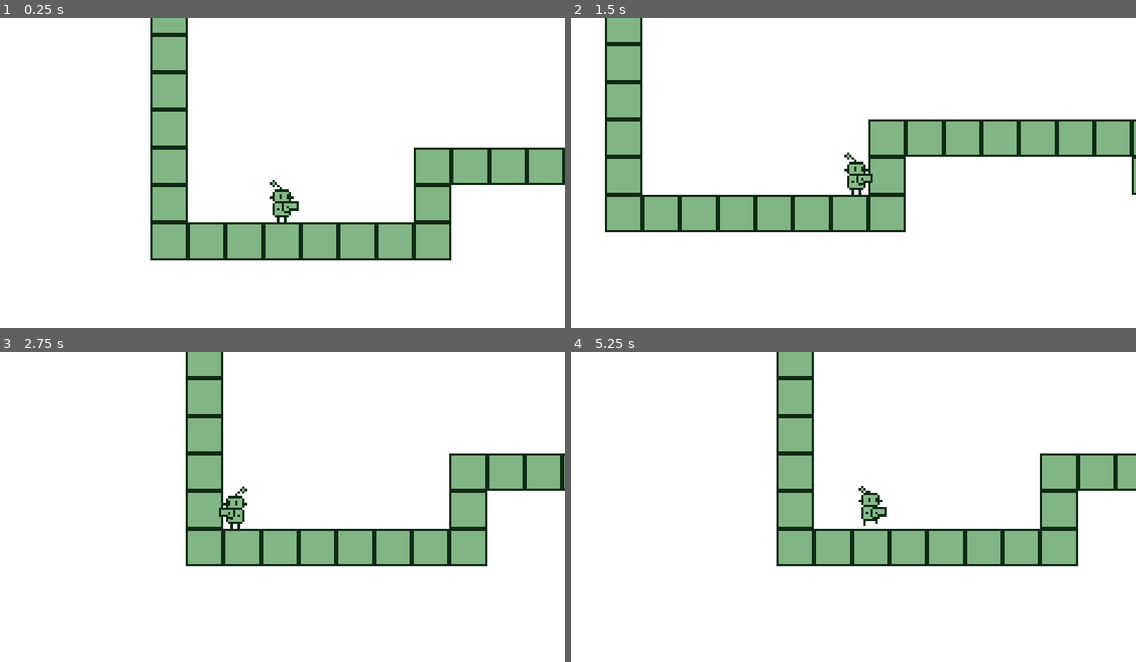
Above: before the commit, frames 1-4 (two rows, left to right).
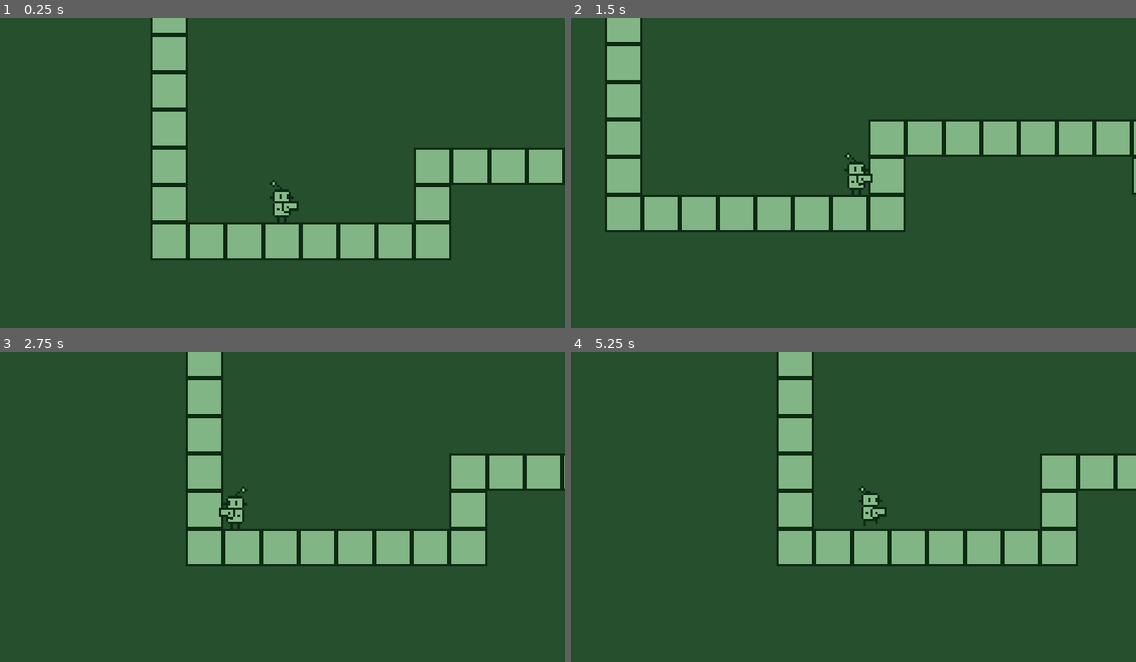
Above: after the commit, the same moments.

Repository: strutcode/i-am-here
Game: Godot game, scene res://Platformer.tscn
The game is run twice, just before and just after one commit, with the same random seed, the same clock (stepped at 60 frames per second) and the same inputs. This scene is started directly instead of the project's main scene.
Inputs:
- Up to frame 1 (0.25 s): no input
- Up to frame 2 (1.5 s): tap Enter at 0.5, 1.35 s; hold Right (ui_right) from 0.53 s (still down); tap Backspace at 0.6 s; tap Space (ui_select) at 0.77 s
- Up to frame 3 (2.75 s): tap Space (ui_select) at 1.52 s; release Right (ui_right) at 2.03 s; hold Left (ui_left) from 2.03 s (still down); tap Backspace at 2.1 s
- Up to frame 4 (5.25 s): release Left (ui_left) at 2.78 s; hold Right (ui_right) 2.78-4.28 s; tap Enter at 2.85, 4.35 s; tap Space (ui_select) at 3.02, 3.77, 4.52 s; tap Backspace at 3.6, 5.1 s; hold Left (ui_left) 4.28-5.03 s; hold Right (ui_right) from 5.03 s (still down)

The runs differ from the first frame. In frame 1, 85% of the frame differs, in the area x 0-100%, y 0-100%; in frame 2, 83%; in frame 3, 86%; in frame 4, 87%.

Commit message:
Ship minigame

Diff:
--- a/Bullet.tscn
+++ b/Bullet.tscn
@@ -12,10 +12,19 @@
 		print(collision)
 
 func hitBody(body: PhysicsBody2D):
+	print('hit body')
 	if body == null:
 		queue_free()
 	elif body.has_method('bulletHit'):
 		body.call('bulletHit', self)
+		queue_free()
+
+func hitArea(area):
+	print('hit area')
+	if area == null:
+		queue_free()
+	elif area.has_method('bulletHit'):
+		area.call('bulletHit', self)
 		queue_free()
 "
 
@@ -32,13 +41,14 @@
 margin_top = -2.0
 margin_right = 2.0
 margin_bottom = 2.0
-color = Color( 0, 0, 0, 1 )
+color = Color( 0.0509804, 0.164706, 0.0745098, 1 )
 
 [node name="ColorRect2" type="ColorRect" parent="."]
 margin_left = -1.0
 margin_top = -1.0
 margin_right = 1.0
 margin_bottom = 1.0
+color = Color( 0.52549, 0.729412, 0.537255, 1 )
 
 [node name="Area2D" type="Area2D" parent="."]
 collision_layer = 2
--- a/GameState.gd
+++ b/GameState.gd
@@ -6,3 +6,12 @@
 
 func goToConsole():
 	get_tree().change_scene_to(consoleScene)
+
+func playSfx(audioStream, volume = 0):
+	var sfx = AudioStreamPlayer.new()
+	sfx.stream = audioStream
+	sfx.volume_db = volume
+	get_tree().current_scene.add_child(sfx)
+	sfx.play()
+	yield(sfx, 'finished')
+	sfx.queue_free()
--- a/Platformer.tscn
+++ b/Platformer.tscn
@@ -15,4 +15,8 @@
 
 [node name="Player" parent="." instance=ExtResource( 2 )]
 collision_mask = 15
+gravity = 700
+accel = 900
+speed = 150
 jump = 250
+drag = 0.7
--- a/Player.tscn
+++ b/Player.tscn
@@ -17,6 +17,7 @@
 var airTime = 0
 var shootCooldown = 0
 onready var floorAngle = deg2rad(45)
+onready var gameState = $\"/root/GameState\"
 
 var velocity = Vector2()
 var bullet = preload('res://Bullet.tscn')
@@ -49,7 +50,7 @@
 	if inputJump and airTime < 0.1:
 		airTime = 10
 		velocity.y = -jump
-		playSfx(jumpSound, -25)
+		gameState.playSfx(jumpSound, -25)
 
 	velocity += move * delta
 	velocity.x = clamp(velocity.x, -speed, speed)
@@ -76,18 +77,9 @@
 
 		$AnimationPlayer.play('shoot', -1, 2.0)
 
-		playSfx(bulletSound, -10)
+		gameState.playSfx(bulletSound, -10)
 
-		shootCooldown = 0.3
-
-func playSfx(audioStream, volume = 0):
-	var sfx = AudioStreamPlayer.new()
-	sfx.stream = audioStream
-	sfx.volume_db = volume
-	get_parent().add_child(sfx)
-	sfx.play()
-	yield(sfx, 'finished')
-	sfx.queue_free()"
+		shootCooldown = 0.3"
 
 [sub_resource type="SpriteFrames" id=2]
 animations = [ {
--- a/SnakeGame.tscn
+++ b/SnakeGame.tscn
@@ -1,6 +1,7 @@
-[gd_scene load_steps=10 format=2]
+[gd_scene load_steps=11 format=2]
 
 [ext_resource path="res://PixelFont.tres" type="DynamicFont" id=1]
+[ext_resource path="res://bgm1.wav" type="AudioStream" id=2]
 
 [sub_resource type="GDScript" id=5]
 script/source = "extends Node2D
@@ -33,6 +34,7 @@
 script/source = "extends Area2D
 
 onready var gameState = $\"/root/GameState\"
+var pointSound = preload(\"res://pickup.wav\")
 
 var direction = Vector2(1, 0)
 var length = 0
@@ -67,6 +69,7 @@
 	if area.is_in_group('point'):
 		length += 1
 		progress.value += 1
+		gameState.playSfx(pointSound, -10)
 		area.queue_free()
 
 		if progress.value == progress.max_value:
@@ -200,6 +203,11 @@
 position = Vector2( 944, 256 )
 rotation = 1.5708
 shape = SubResource( 9 )
+
+[node name="AudioStreamPlayer" type="AudioStreamPlayer" parent="."]
+stream = ExtResource( 2 )
+volume_db = -25.0
+autoplay = true
 [connection signal="area_entered" from="Snake" to="Snake" method="onCollide"]
 [connection signal="timeout" from="Snake/Timer" to="Snake" method="onTick"]
 [connection signal="timeout" from="SnakeSegment/Timer" to="SnakeSegment" method="onTick"]
--- /dev/null
+++ b/SpaceGame.tscn
@@ -0,0 +1,154 @@
+[gd_scene load_steps=10 format=2]
+
+[ext_resource path="res://PixelFont.tres" type="DynamicFont" id=1]
+[ext_resource path="res://playership.png" type="Texture" id=2]
+[ext_resource path="res://bgm2.wav" type="AudioStream" id=3]
+
+[sub_resource type="GDScript" id=6]
+script/source = "extends Node2D
+
+onready var gameState = $\"/root/GameState\"
+var bullet = preload('res://Bullet.tscn')
+
+func onTick():
+	$ProgressBar.value += 1
+
+	if $ProgressBar.value == $ProgressBar.max_value:
+		gameState.miniGameResult = true
+		gameState.goToConsole()
+
+	var newBullet = bullet.instance()
+	newBullet.position = Vector2(960, round(rand_range(72, 456)))
+	newBullet.speed = -100
+	newBullet.scale *= 2
+	add_child(newBullet)"
+
+[sub_resource type="StyleBoxFlat" id=1]
+bg_color = Color( 0.145098, 0.309804, 0.176471, 1 )
+border_width_left = 4
+border_width_top = 4
+border_width_right = 4
+border_width_bottom = 4
+border_color = Color( 0.8, 0.8, 0.8, 0 )
+
+[sub_resource type="StyleBoxFlat" id=2]
+bg_color = Color( 0.2, 0.337255, 0.207843, 1 )
+draw_center = false
+border_width_left = 2
+border_width_top = 2
+border_width_right = 2
+border_width_bottom = 2
+border_color = Color( 0.52549, 0.729412, 0.537255, 1 )
+anti_aliasing = false
+
+[sub_resource type="GDScript" id=3]
+script/source = "extends KinematicBody2D
+
+var accel = 60
+var speed = 80
+onready var gameState = $\"/root/GameState\"
+
+var velocity = Vector2()
+
+func _physics_process(delta):
+	var move = Vector2()
+
+	if Input.is_action_pressed('ui_up'):
+		move.y -= accel
+	if Input.is_action_pressed('ui_down'):
+		move.y += accel
+	if Input.is_action_pressed('ui_left'):
+		move.x -= accel
+	if Input.is_action_pressed('ui_right'):
+		move.x += accel
+
+	velocity += move * delta
+	velocity *= 0.9
+
+	velocity.x = clamp(velocity.x, -speed, speed)
+	velocity.y = clamp(velocity.y, -speed, speed)
+
+	position += velocity
+
+	position.x = clamp(position.x, 24, 936)
+	position.y = clamp(position.y, 72, 456)
+
+func bulletHit(bullet):
+	gameState.miniGameResult = false
+	gameState.goToConsole()"
+
+[sub_resource type="RectangleShape2D" id=4]
+extents = Vector2( 8.13652, 24.0041 )
+
+[sub_resource type="RectangleShape2D" id=5]
+extents = Vector2( 24.2272, 14.1035 )
+
+[node name="SpaceGame" type="Node2D"]
+script = SubResource( 6 )
+
+[node name="ColorRect" type="ColorRect" parent="."]
+margin_right = 960.0
+margin_bottom = 528.0
+color = Color( 0.0509804, 0.164706, 0.0745098, 1 )
+
+[node name="ColorRect2" type="ColorRect" parent="."]
+margin_top = 480.0
+margin_right = 960.0
+margin_bottom = 528.0
+color = Color( 0.2, 0.337255, 0.207843, 1 )
+
+[node name="ColorRect3" type="ColorRect" parent="."]
+margin_right = 960.0
+margin_bottom = 48.0
+color = Color( 0.2, 0.337255, 0.207843, 1 )
+
+[node name="Label" type="Label" parent="."]
+margin_left = 16.0
+margin_top = 496.0
+margin_right = 288.0
+margin_bottom = 512.0
+custom_fonts/font = ExtResource( 1 )
+custom_colors/font_color = Color( 0.52549, 0.729412, 0.537255, 1 )
+text = "Decoding Protocol"
+
+[node name="ProgressBar" type="ProgressBar" parent="."]
+margin_left = 336.0
+margin_top = 492.0
+margin_right = 912.0
+margin_bottom = 516.0
+custom_styles/fg = SubResource( 1 )
+custom_styles/bg = SubResource( 2 )
+max_value = 140.0
+step = 1.0
+percent_visible = false
+
+[node name="Ship" type="KinematicBody2D" parent="."]
+collision_mask = 31
+script = SubResource( 3 )
+
+[node name="Sprite" type="Sprite" parent="Ship"]
+scale = Vector2( 2, 2 )
+texture = ExtResource( 2 )
+
+[node name="CollisionShape2D" type="CollisionShape2D" parent="Ship"]
+rotation = 1.5708
+shape = SubResource( 4 )
+
+[node name="CollisionShape2D2" type="CollisionShape2D" parent="Ship"]
+position = Vector2( -10.06, 0 )
+rotation = 1.5708
+shape = SubResource( 5 )
+
+[node name="Muzzle" type="Node2D" parent="Ship"]
+position = Vector2( 24, 0 )
+
+[node name="Timer" type="Timer" parent="."]
+wait_time = 0.3
+autostart = true
+
+[node name="AudioStreamPlayer2D" type="AudioStreamPlayer2D" parent="."]
+stream = ExtResource( 3 )
+volume_db = -25.0
+autoplay = true
+attenuation = 0.90125
+[connection signal="timeout" from="Timer" to="." method="onTick"]
--- a/project.godot
+++ b/project.godot
@@ -55,5 +55,5 @@
 quality/2d/use_pixel_snap=true
 vram_compression/import_etc=true
 vram_compression/import_etc2=false
-environment/default_clear_color=Color( 1, 1, 1, 1 )
+environment/default_clear_color=Color( 0.145098, 0.309804, 0.176471, 1 )
 environment/default_environment="res://default_env.tres"
Not shown, changed: bgm1.wav.import
Binary file added: enemyship.png
Not shown, added: enemyship.png.import
Not shown, added: enemyshoot.wav.import
Not shown, added: kill.wav.import
Not shown, added: pickup.wav.import
Binary file added: playership.png
Not shown, added: playership.png.import
Not shown, added: char.png-autosave.kra
Not shown, added: enemyshoot.wav
Not shown, added: kill.wav
Not shown, added: pickup.wav
(and 1 more such lines)
